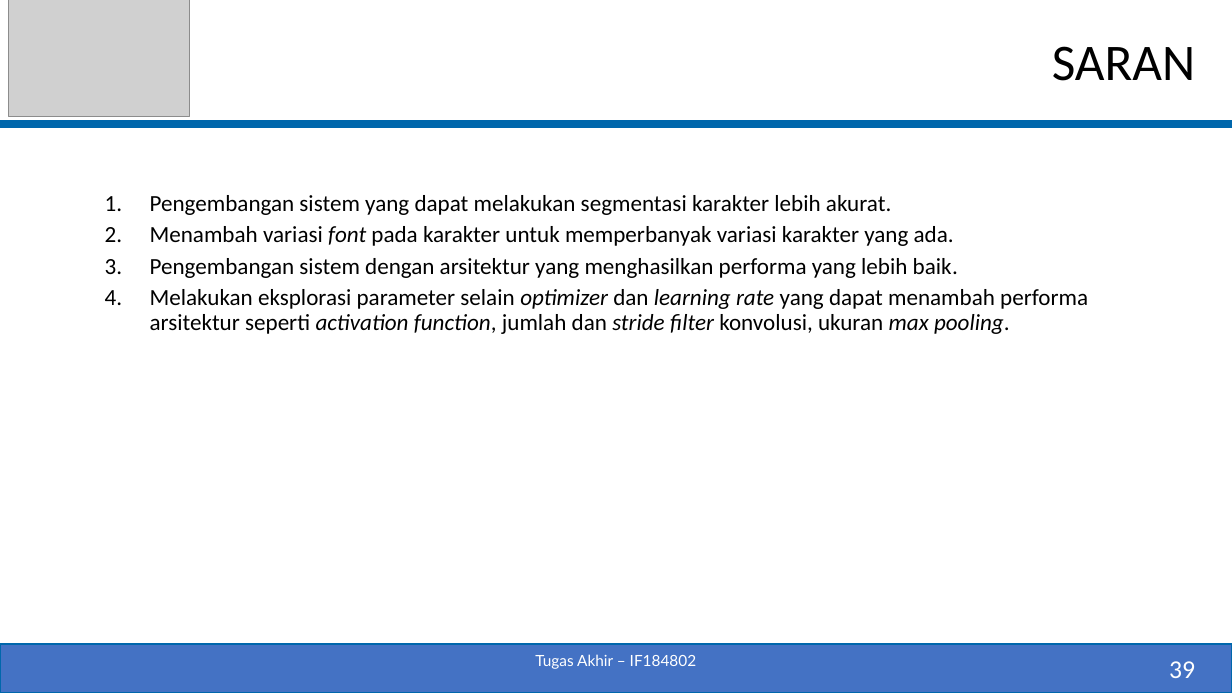
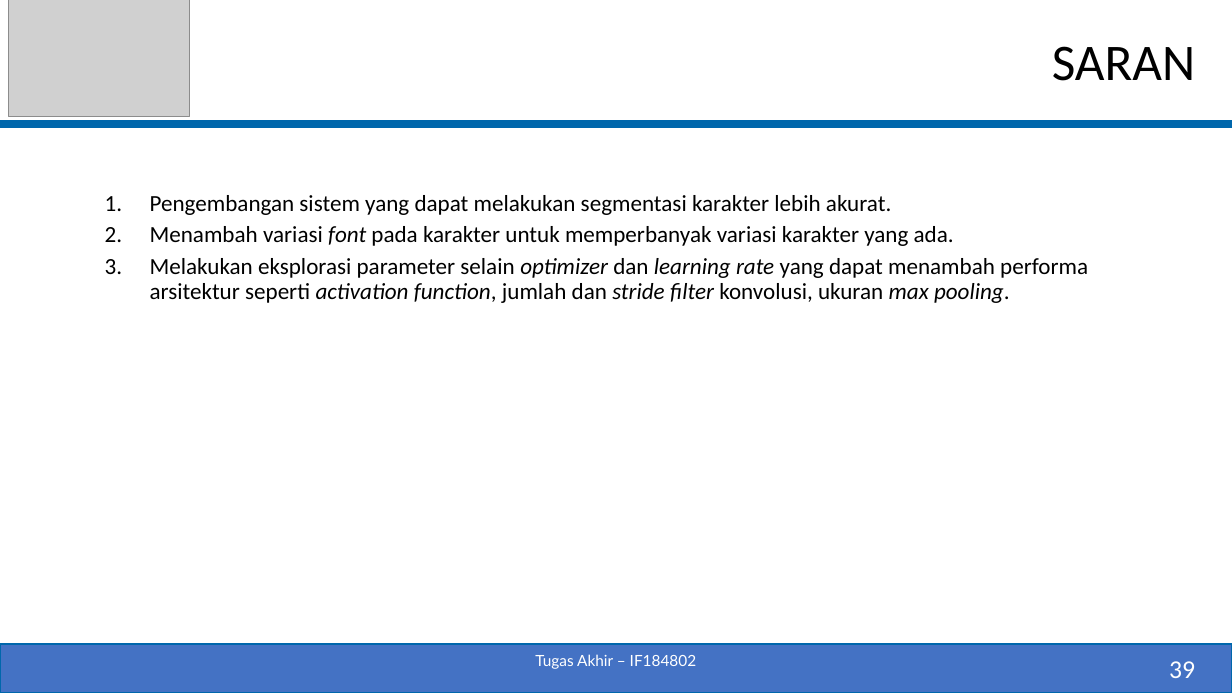
Before and after one commit to fenezema/Tugas-Akhir, a slide deck: slide 39 of Dokumen/05111540000055-Pradipta-Baskara-Slide_TA.pptx. Drawn at 1232x693 pixels with LibreOffice and Linux fonts; fonts in the diff are those of the drawing; grey boxes stand for pictures. Boxes give left, top, right and bottom in pixels: in the first picture for what was removed or moved away, otherwise in the second. Text is boxed around its words. In the diff, an @@ line names an element or a change of style, - is before the commit and + after.

```diff
--- a/Dokumen/05111540000055-Pradipta-Baskara-Slide_TA.pptx
+++ b/Dokumen/05111540000055-Pradipta-Baskara-Slide_TA.pptx
@@ text at [150,258,959,278]: paragraph removed @@
-      3. Pengembangan sistem dengan arsitektur yang menghasilkan performa yang lebih baik.
```
Also in this commit, not shown: 1 other slide changed.
